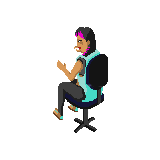
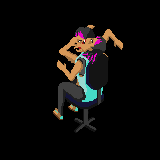
Layer changes from the first 160×160 image to the second:
added group "Artist move 4" with 4 layers above "Artist move 3" over [52, 29, 124, 133]
added layer "face" (1st of 5, in "Artist move 4") in group "Artist move 4" over [52, 36, 106, 120]
added layer "sit" (1st of 5, in "Artist move 4") in group "Artist move 4" over [53, 53, 109, 133]
added layer "Calque 3 copie" (1st of 2, in "Artist move 4") in group "Artist move 4" over [89, 29, 124, 62]
added group "Artist move 3" with 4 layers above "Artist move 2" over [52, 24, 109, 133]
added layer "sit" (2nd of 5, in "Artist move 3") in group "Artist move 3" over [53, 53, 109, 133]
added layer "face" (2nd of 5, in "Artist move 3") in group "Artist move 3" over [52, 27, 103, 120]
added layer "Calque 3 copie" (2nd of 2, in "Artist move 3") in group "Artist move 3" over [74, 24, 107, 59]
added group "Artist move 2" with 4 layers above "Artist move 1" over [52, 36, 109, 133]
added layer "Calque 3" (1st of 2, in "Artist move 2") in group "Artist move 2" over [75, 42, 109, 69]
added layer "face" (3rd of 5, in "Artist move 2") in group "Artist move 2" over [52, 36, 106, 120]
added layer "sit" (3rd of 5, in "Artist move 2") in group "Artist move 2" over [53, 53, 109, 133]
added group "Artist move 1" with 4 layers above "Artist" over [52, 27, 109, 133]
added layer "Calque 3" (2nd of 2, in "Artist move 1") in group "Artist move 1" over [59, 36, 83, 68]
added layer "sit" (4th of 5, in "Artist move 1") in group "Artist move 1" over [53, 53, 109, 133]
added layer "face" (4th of 5, in "Artist move 1") in group "Artist move 1" over [52, 27, 103, 120]
hid group "Artist" (3 layers) over [52, 27, 109, 133]
added layer "Calque 2" above "Calque 1" over [0, 0, 160, 160]
